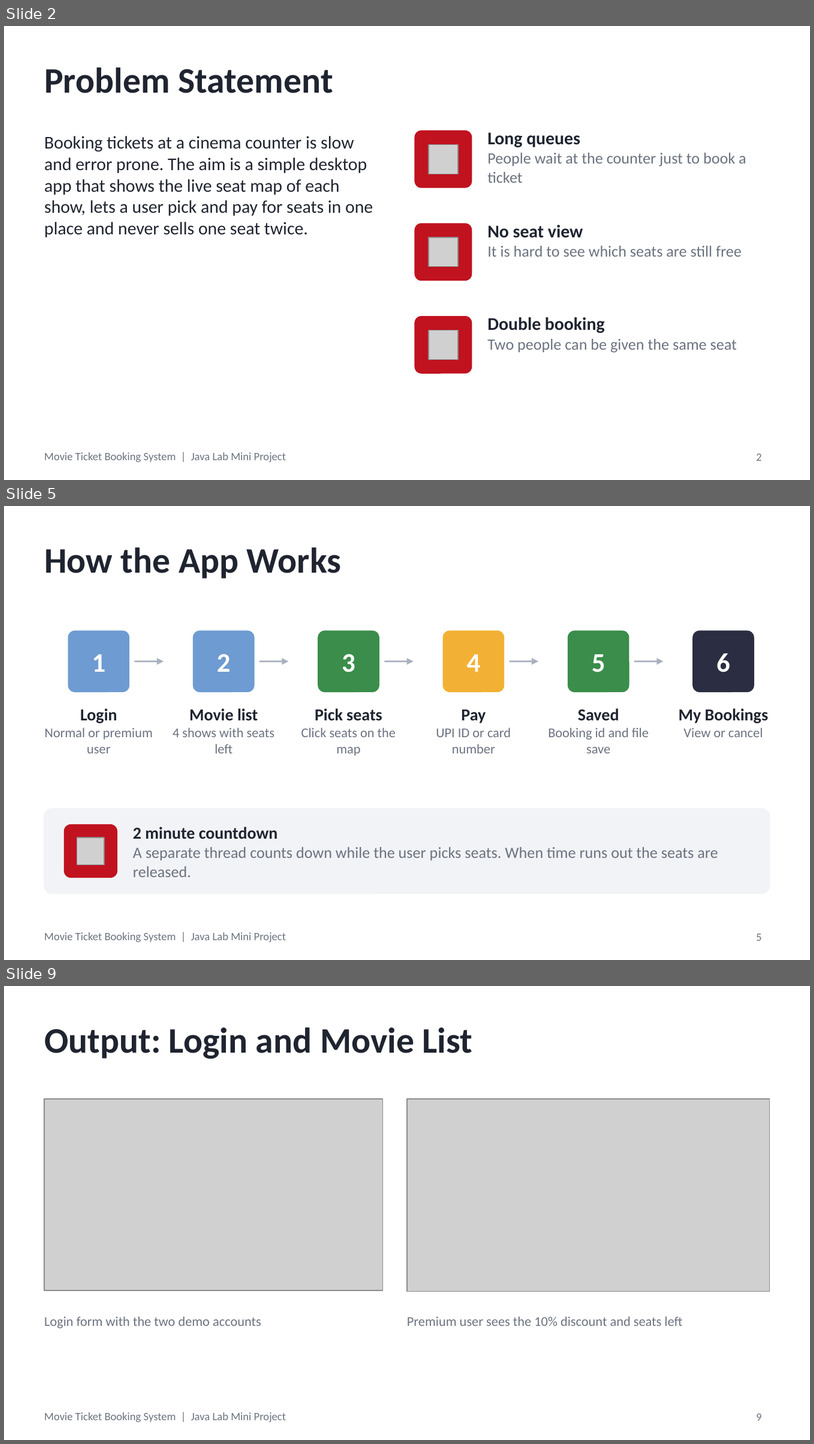
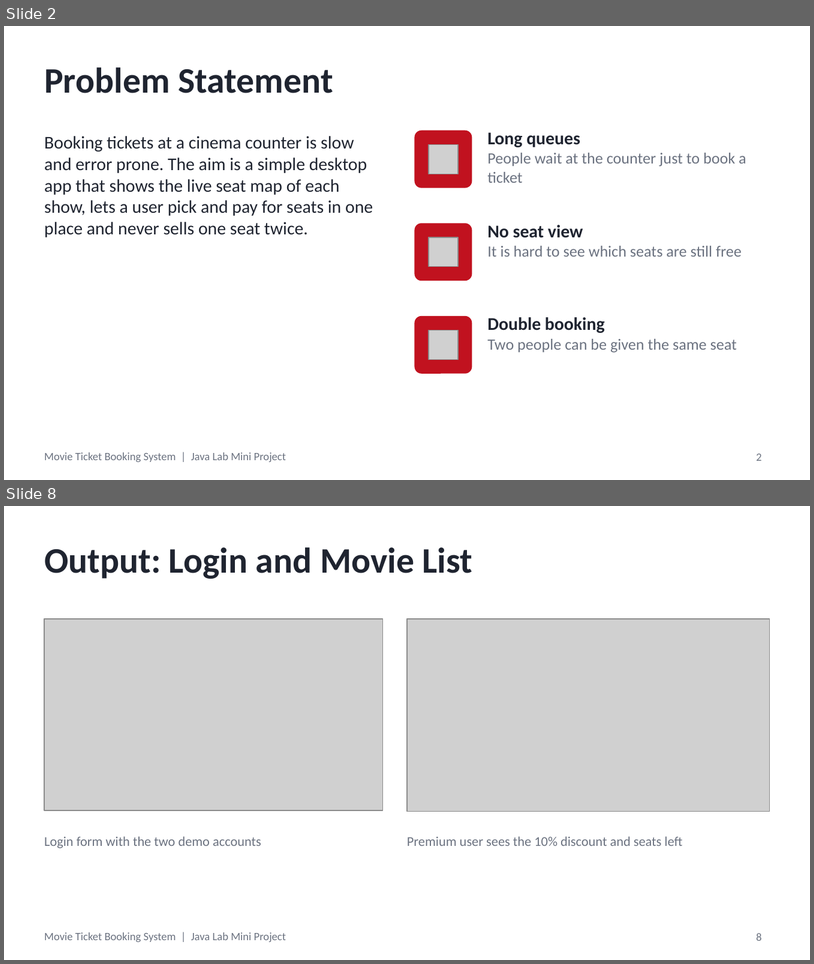
Before and after one commit to ThatOneRahul/Movie-Ticket-Booking-System, a slide deck: Movie Ticket Booking System - Presentation.pptx. Shown one above the other, each under a label of ours: slides 2, 5 and 9 before the commit, slides 2 and 8 after it; the slides between them are not shown. The pictures are 814x1444 and 814x964 pixels, drawn with LibreOffice and Linux fonts; fonts in the diff are those of the drawing; grey boxes stand for pictures. Boxes give left, top, right and bottom in pixels: in the first picture for what was removed or moved away, otherwise in the second. Text is boxed around its words. In the diff, an @@ line names an element or a change of style, - is before the commit and + after.

Commit message:
Redo presentation as Title, Problem Statement, Objective, Program and Output

```diff
--- a/Movie Ticket Booking System - Presentation.pptx
+++ b/Movie Ticket Booking System - Presentation.pptx
@@ slide 5 removed at <box>4,506,810,960</box>, background #FFFFFF; not listed: 1 template element that a slide beside it also shows @@
@@ title removed at <box>44,547,341,579</box> @@
-How the App Works
@@ rounded rectangle removed at <box>69,631,129,691</box> @@
@@ rounded rectangle removed at <box>194,631,254,691</box> @@
@@ rounded rectangle removed at <box>318,631,379,691</box> @@
@@ rounded rectangle removed at <box>443,631,504,691</box> @@
@@ rounded rectangle removed at <box>569,631,629,691</box> @@
@@ rounded rectangle removed at <box>693,631,754,691</box> @@
@@ text removed at <box>92,654,106,672</box> @@
-1
@@ arrow removed from (135, 661) to (164, 661) @@
@@ text removed at <box>217,654,231,672</box> @@
-2
@@ arrow removed from (260, 661) to (288, 661) @@
@@ text removed at <box>342,654,356,672</box> @@
-3
@@ arrow removed from (384, 661) to (414, 661) @@
@@ text removed at <box>467,654,481,672</box> @@
-4
@@ arrow removed from (510, 661) to (539, 661) @@
@@ text removed at <box>592,654,606,672</box> @@
-5
@@ arrow removed from (635, 661) to (663, 661) @@
@@ text removed at <box>717,653,731,672</box> @@
-6
@@ text removed at <box>45,708,153,753</box> @@
-Login
-Normal or premium user
@@ text removed at <box>173,708,275,753</box> @@
-Movie list
-4 shows with seats left
@@ text removed at <box>302,708,396,756</box> @@
-Pick seats
-Click seats on the map
@@ text removed at <box>436,709,511,753</box> @@
-Pay
-UPI ID or card number
@@ text removed at <box>548,708,649,753</box> @@
-Saved
-Booking id and file save
@@ text removed at <box>679,708,768,737</box> @@
-My Bookings
-View or cancel
@@ rounded rectangle removed at <box>44,808,770,893</box> @@
@@ rounded rectangle removed at <box>65,825,117,877</box> @@
@@ text removed at <box>133,826,718,877</box> @@
-2 minute countdown
-A separate thread counts down while the user picks seats. When time runs out the seats are released.
@@ picture removed at <box>77,837,105,865</box> @@
@@ page number removed at <box>756,933,762,940</box> @@
-5
@@ what was slide 9 is now slide 8 @@
@@ page number at <box>756,933,762,940</box>: text changed @@
-9
+8
```
Also in this commit, not shown: 4 slides changed, 2 slides added, 3 other slides removed, 1 other file.
